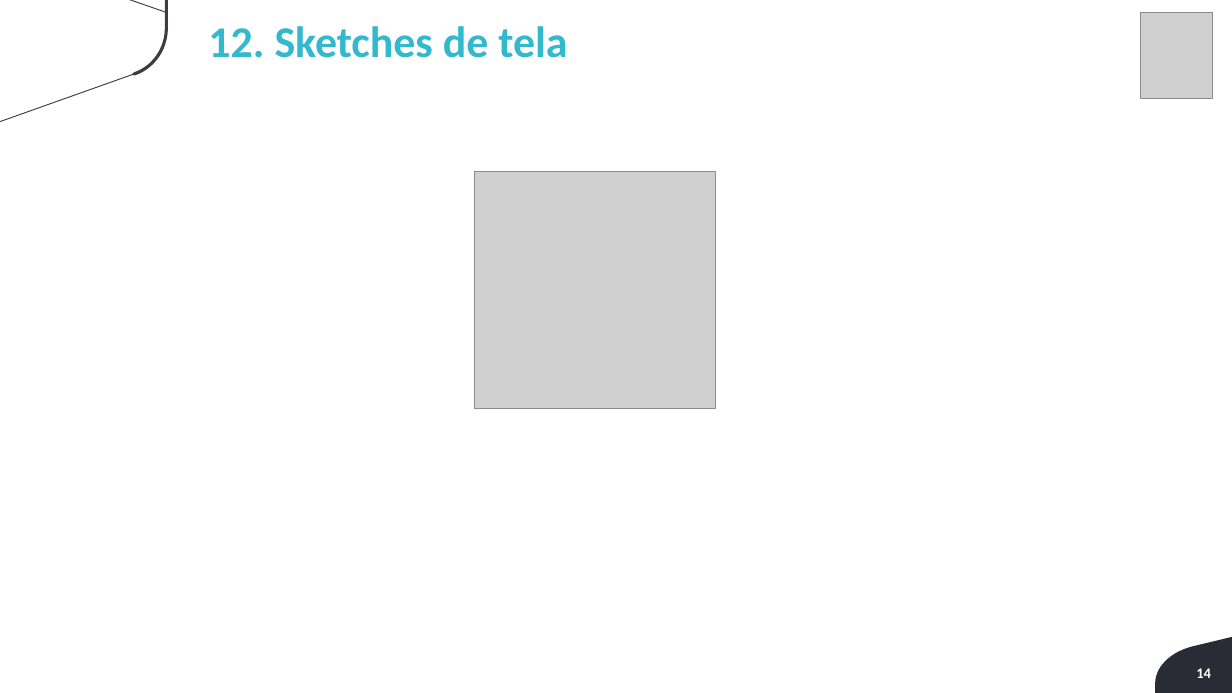
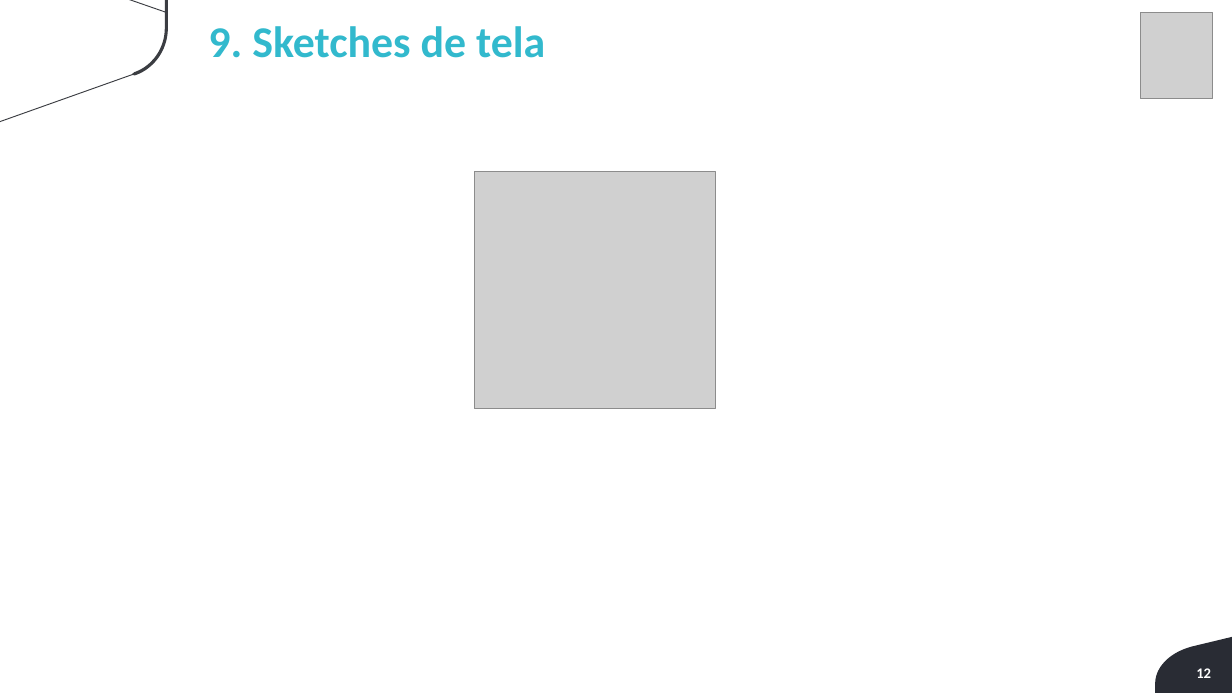
Before and after one commit to BandTec/Blood4Life, a slide deck: slide 12 of Blood4Life/4 Semestre/Sprint 1/Documentação/PPT/Apresentacao4ADSA_Sprint1_Blood4life.pptx (slide 14 before the commit). Drawn at 1232x693 pixels with LibreOffice and Linux fonts; fonts in the diff are those of the drawing; grey boxes stand for pictures; background and template pictures are left out. Boxes give left, top, right and bottom in pixels: in the first picture for what was removed or moved away, otherwise in the second. Text is boxed around its words. In the diff, an @@ line names an element or a change of style, - is before the commit and + after.

Commit message:
add ppt

```diff
--- a/Blood4Life/4 Semestre/Sprint 1/Documentação/PPT/Apresentacao4ADSA_Sprint1_Blood4life.pptx
+++ b/Blood4Life/4 Semestre/Sprint 1/Documentação/PPT/Apresentacao4ADSA_Sprint1_Blood4life.pptx
@@ text at box(208, 26, 545, 58): text changed @@
-12. Sketches de tela
+9. Sketches de tela
@@ page number at box(1196, 668, 1211, 678): text changed @@
-14
+12
```
Also in this commit, not shown: 1 other slide changed.
